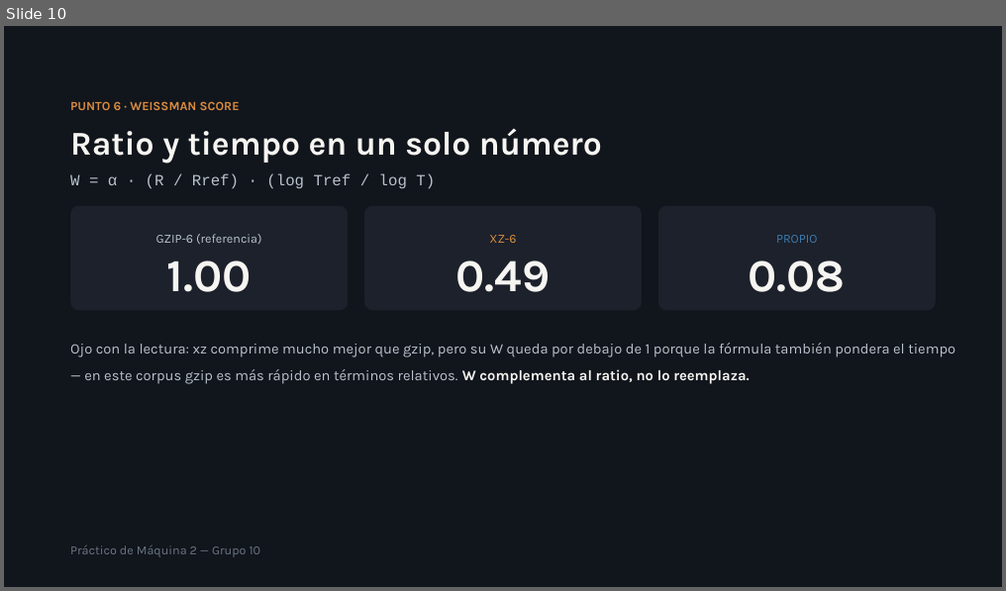
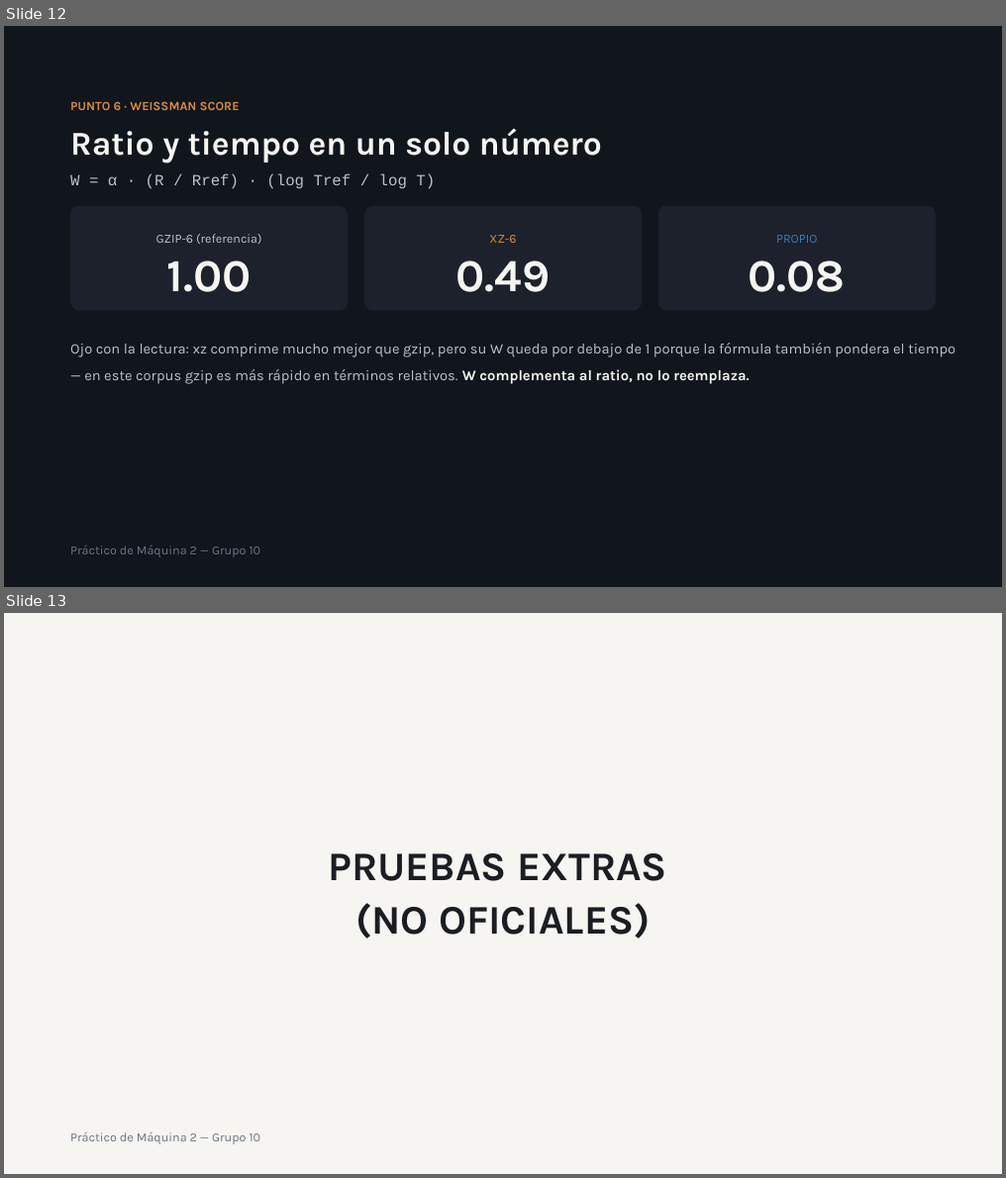
Before and after one commit to BaltasarOrtiz/FACULTAD-FCEFN, a slide deck: Teoria de la Información/Parcial 1/Presentaciones/Práctico de Máquina 2 — RLE+Shannon vs xz.pptx. Shown one above the other, each under a label of ours: slide 10 before the commit, slides 12 and 13 after it. The pictures are 1006x591 and 1006x1178 pixels, drawn with LibreOffice and Linux fonts; fonts in the diff are those of the drawing. Boxes give left, top, right and bottom in pixels: in the first picture for what was removed or moved away, otherwise in the second. Text is boxed around its words. In the diff, an @@ line names an element or a change of style, - is before the commit and + after.

```diff
--- a/Teoria de la Información/Parcial 1/Presentaciones/Práctico de Máquina 2 — RLE+Shannon vs xz.pptx
+++ b/Teoria de la Información/Parcial 1/Presentaciones/Práctico de Máquina 2 — RLE+Shannon vs xz.pptx
@@ slide 13 added at [4,613,1002,1174], background #F6F5F1 @@
@@ title added at [328,854,667,939], 39 pt, text #1A1D22, bold @@
+PRUEBAS EXTRAS
+(NO OFICIALES)
@@ text added at [70,1132,261,1145], 12 pt, text #6B7684 @@
+Práctico de Máquina 2 — Grupo 10
@@ what was slide 10 is now slide 12 @@
```
Also in this commit, not shown: 7 slides changed, 6 other slides added, 2 slides removed, 4 other files.
